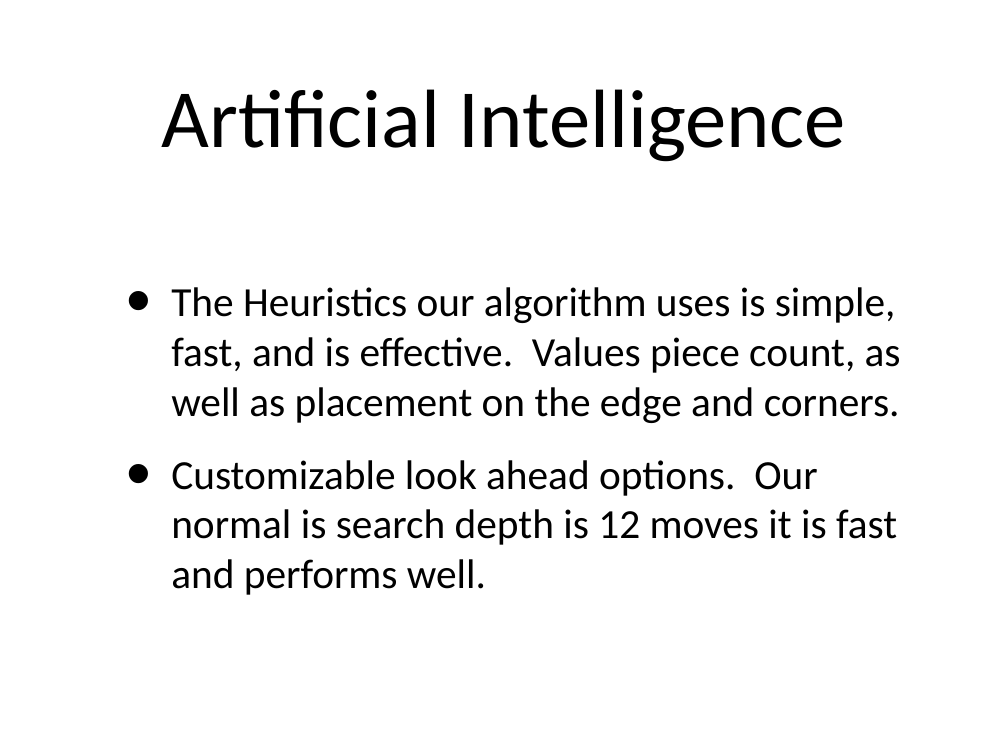
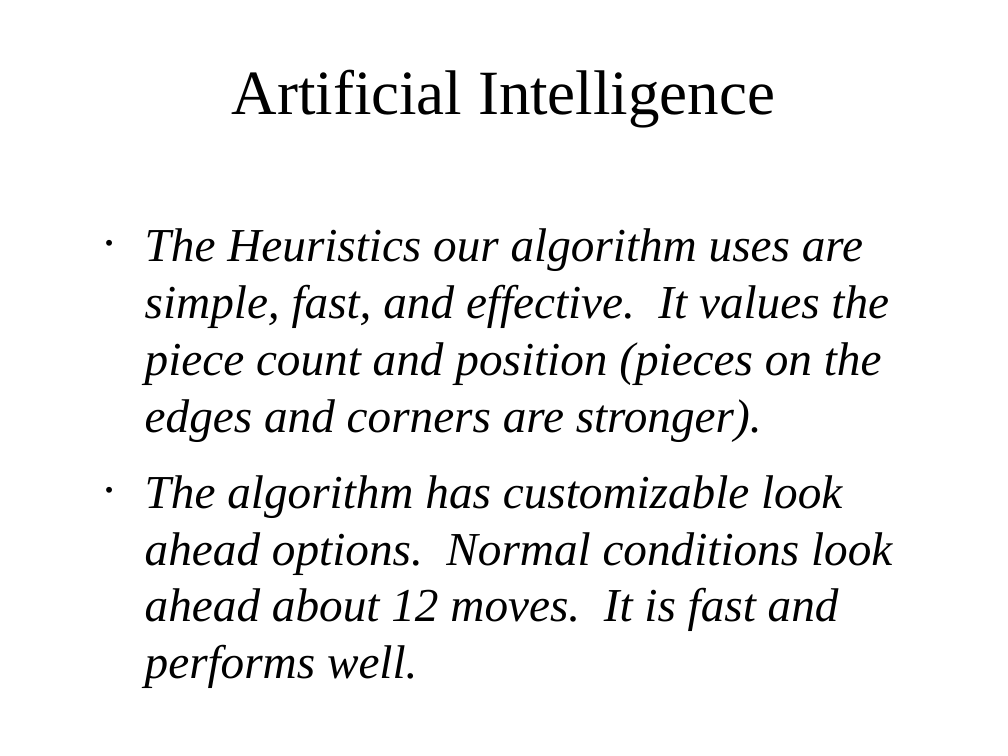
Before and after one commit to amod0017/rit-othello, a slide deck: slide 25 of Othello/other/Othello-Presentation-2.ppt. Drawn at 1008x756 pixels with LibreOffice and Linux fonts; fonts in the diff are those of the drawing; background and template pictures are left out. Boxes give left, top, right and bottom in pixels: in the first picture for what was removed or moved away, otherwise in the second. Text is boxed around its words. In the diff, an @@ line names an element or a change of style, - is before the commit and + after.

Commit message:
- Merged Presentations - Added Styling (I still have the original if it looks weird on a PPT)

```diff
--- a/Othello/other/Othello-Presentation-2.ppt
+++ b/Othello/other/Othello-Presentation-2.ppt
@@ title "Artificial Intelligence": place and size @@
-title "Artificial Intelligence" at box(161, 89, 846, 162)
+title "Artificial Intelligence" at box(232, 69, 775, 127)
@@ title "Artificial Intelligence" at box(232, 69, 775, 127): size 84 to 64 pt, font Calibri to Times New Roman @@
@@ text at box(145, 228, 892, 688): text changed; size 42 to 48 pt; font Calibri to Times New Roman; italic on @@
-• The Heuristics our algorithm uses is simple, fast, and is effective. Values piece count, as well as placement on the edge and corners.
-• Customizable look ahead options. Our normal is search depth is 12 moves it is fast and performs well.
+• The Heuristics our algorithm uses are simple, fast, and effective. It values the piece count and position (pieces on the edges and corners are stronger).
+• The algorithm has customizable look ahead options. Normal conditions look ahead about 12 moves. It is fast and performs well.
```
Also in this commit, not shown: 30 other slides changed, 8 slides added, 5 slides removed.
